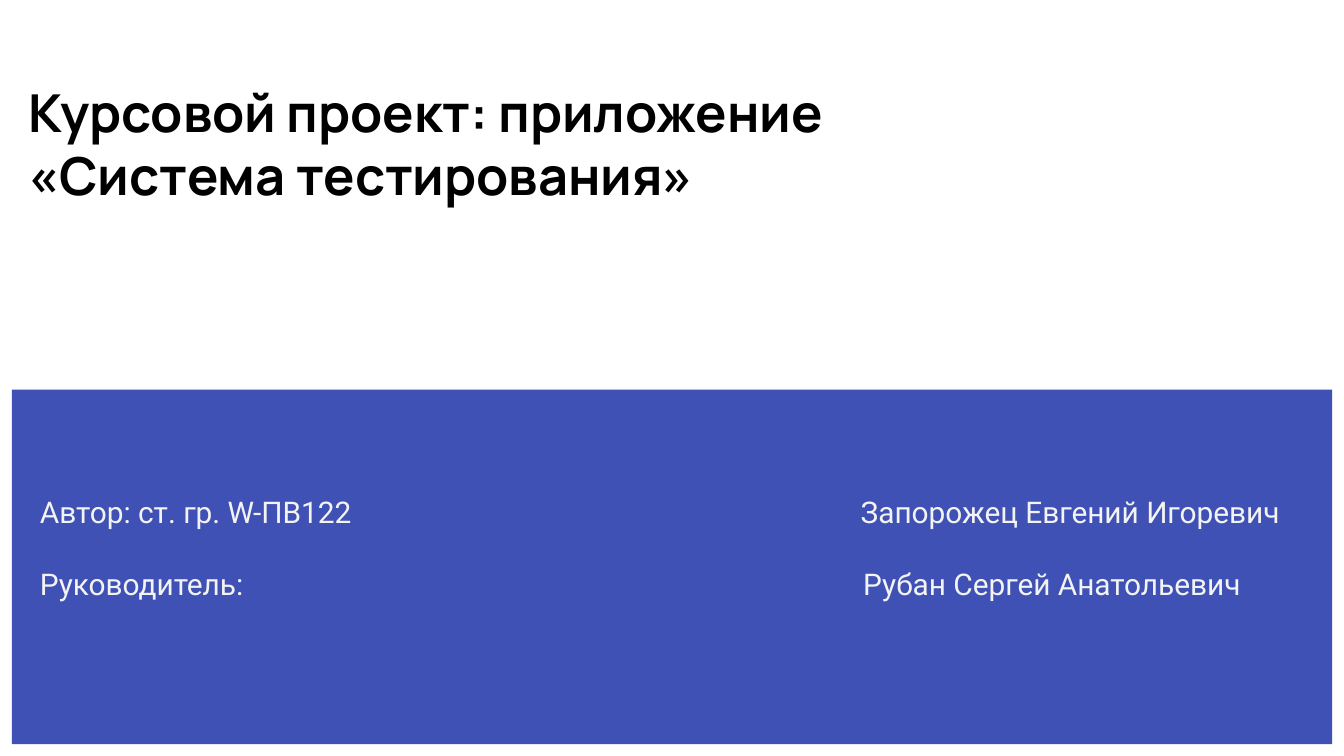
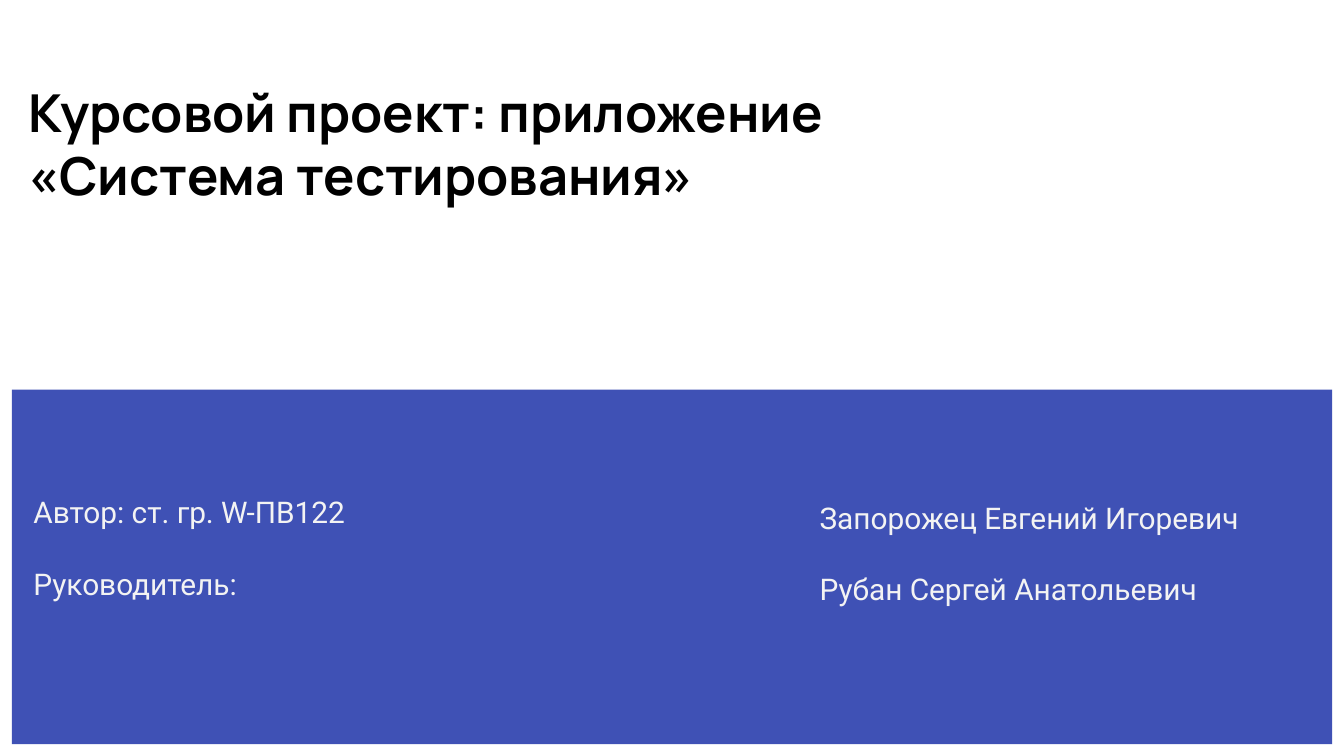
Before and after one commit to BnnQ/TestingSystem, a slide deck: slide 1 of Docs/M_Курсовой проект приложение «Система тестирования».pptx. Drawn at 1344x756 pixels with LibreOffice and Linux fonts; fonts in the diff are those of the drawing. Boxes give left, top, right and bottom in pixels: in the first picture for what was removed or moved away, otherwise in the second. Text is boxed around its words. In the diff, an @@ line names an element or a change of style, - is before the commit and + after.

```diff
--- a/Docs/M_Курсовой проект приложение «Система тестирования».pptx
+++ b/Docs/M_Курсовой проект приложение «Система тестирования».pptx
@@ subtitle at (x1=33, y1=501, x2=345, y2=602): text changed @@
-Автор: ст. гр. W-ПВ122 Запорожец Евгений Игоревич
-Руководитель: Рубан Сергей Анатольевич
+Автор: ст. гр. W-ПВ122
+Руководитель:
@@ text added at (x1=820, y1=507, x2=1238, y2=607), 16 pt, text #F3F3F3 @@
+Запорожец Евгений Игоревич
+Рубан Сергей Анатольевич
```
Also in this commit, not shown: 5 other slides changed, 3 slides added, 2 other files.
